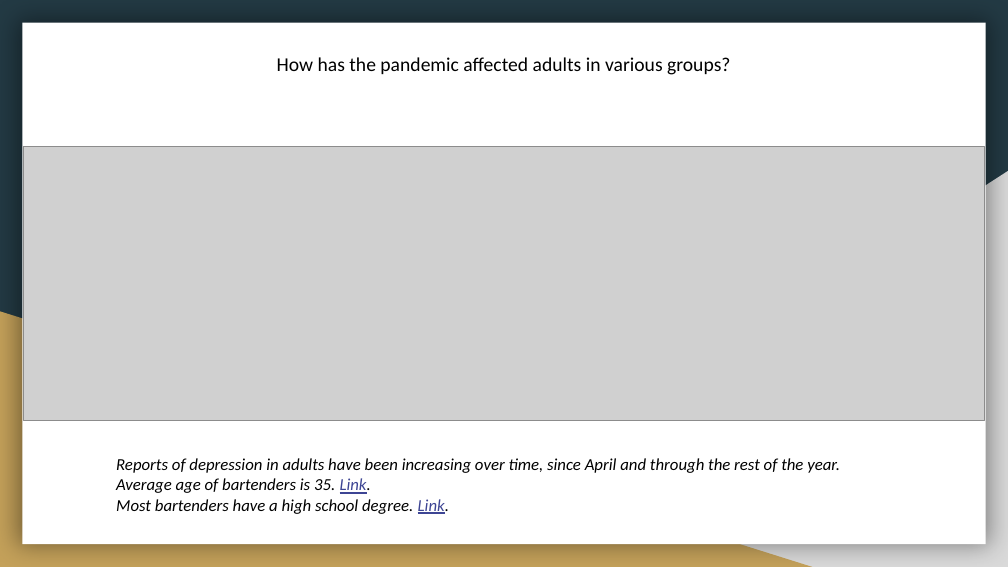
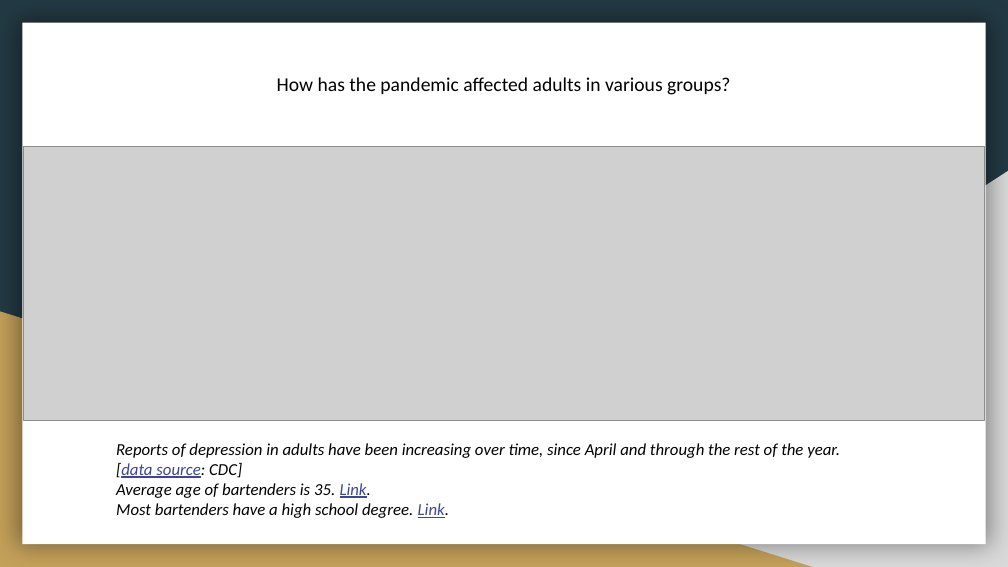
Before and after one commit to CristinaSahoo/Motivation-Through-Friendly-Competition, a slide deck: slide 5 of presentation/Motivation-Friendly-Competition.pptx (slide 4 before the commit). Drawn at 1008x567 pixels with LibreOffice and Linux fonts; fonts in the diff are those of the drawing; grey boxes stand for pictures. Boxes give left, top, right and bottom in pixels: in the first picture for what was removed or moved away, otherwise in the second. Text is boxed around its words. In the diff, an @@ line names an element or a change of style, - is before the commit and + after.

```diff
--- a/presentation/Motivation-Friendly-Competition.pptx
+++ b/presentation/Motivation-Friendly-Competition.pptx
@@ text "How has the pandemic affected ...": place and size @@
-text "How has the pandemic affected ..." at box(277, 57, 730, 75)
+text "How has the pandemic affected ..." at box(277, 77, 730, 95)
@@ text "Reports of depression in adults ...": place and size @@
-text "Reports of depression in adults ..." at box(116, 458, 840, 514)
+text "Reports of depression in adults ..." at box(116, 443, 840, 518)
@@ text at box(116, 463, 242, 478): paragraph added @@
+[data source: CDC]
```
Also in this commit, not shown: 3 other slides changed, 4 slides added, 1 slide removed, 2 other files.
